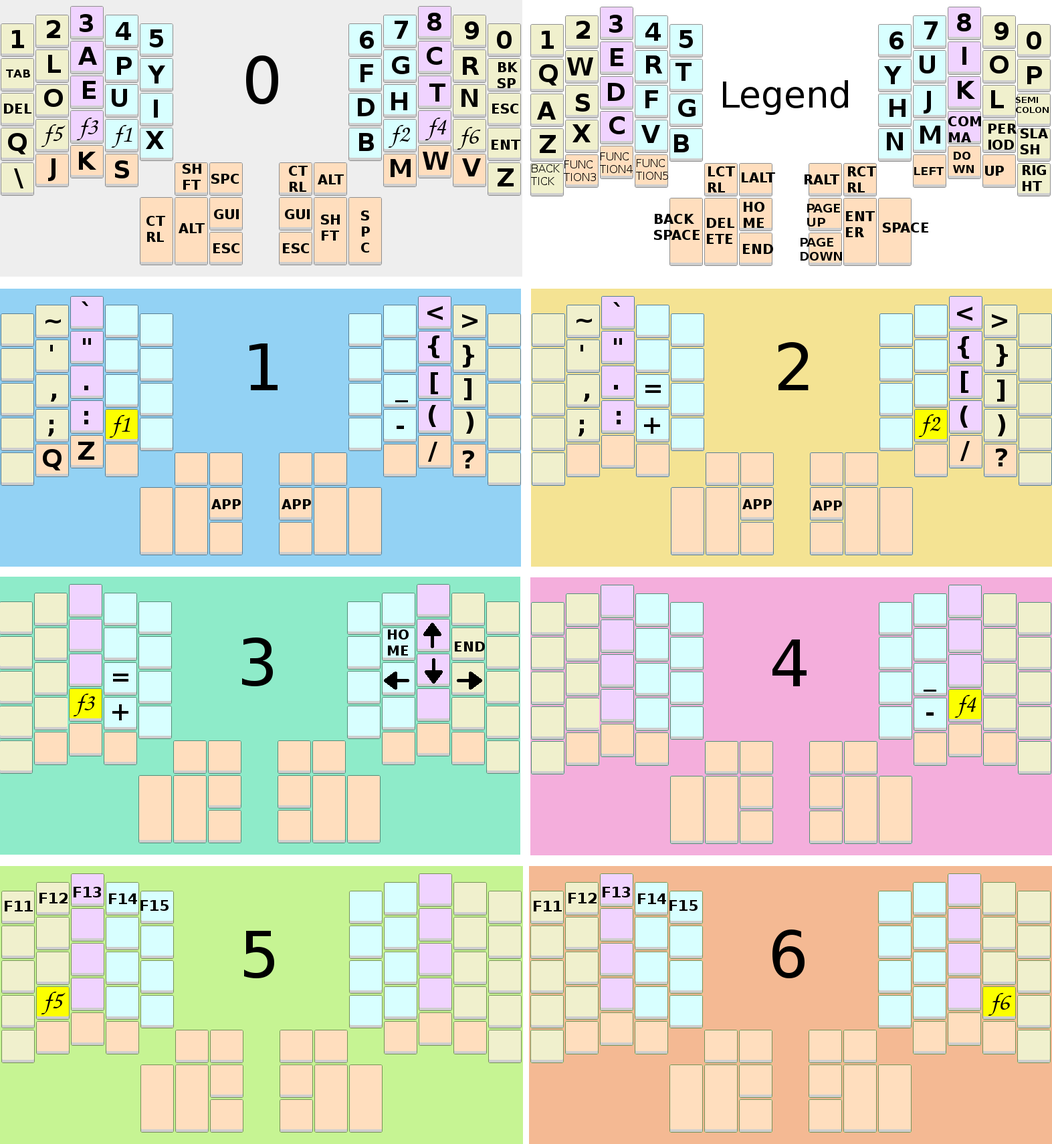
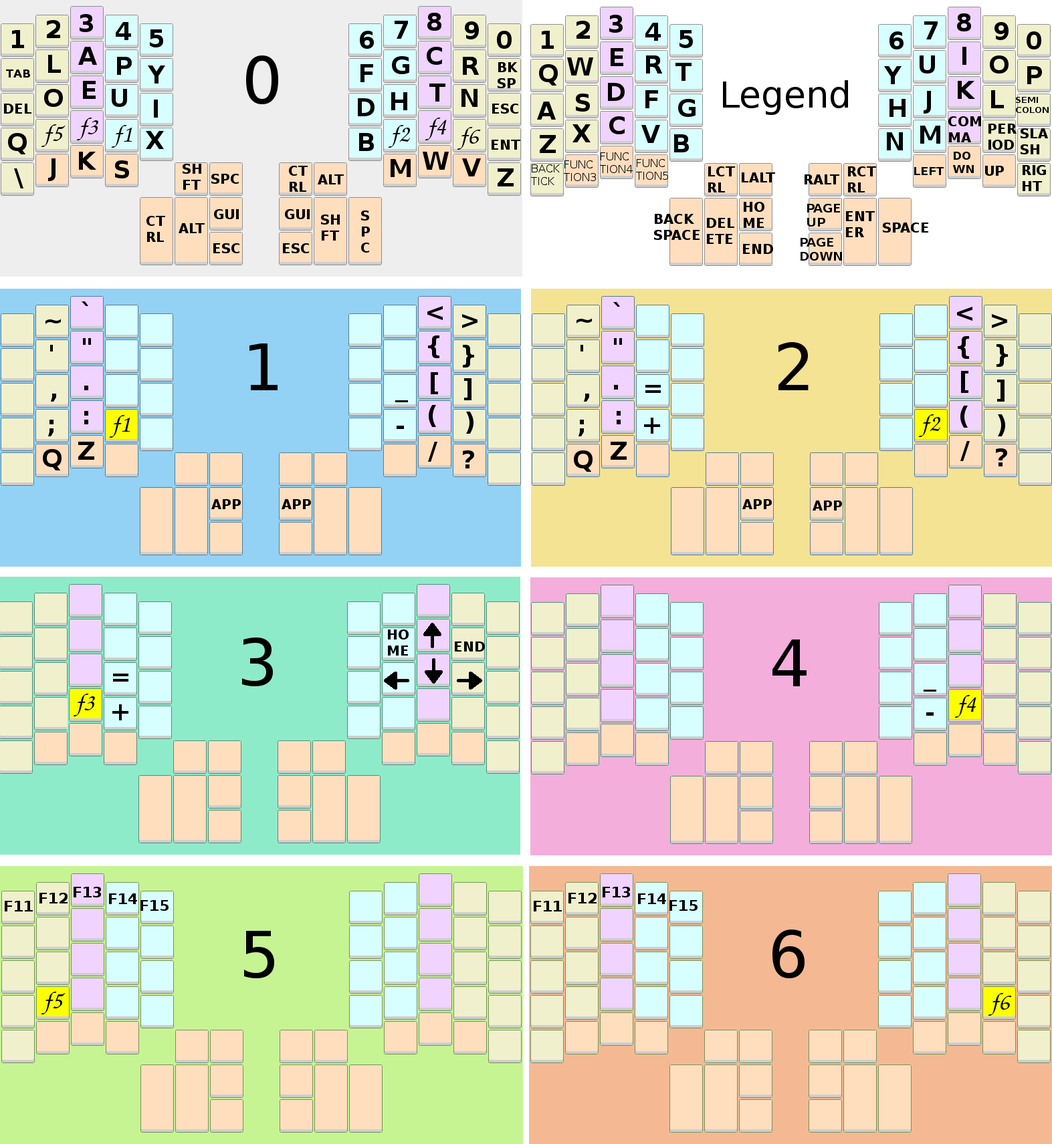
Layer changes from the first w=1052, h=1144 image to the second:
added layer "Q #3" in group "Group 2" over [573, 450, 593, 472]
added layer "Z #3" in group "Group 2" over [610, 441, 627, 460]
